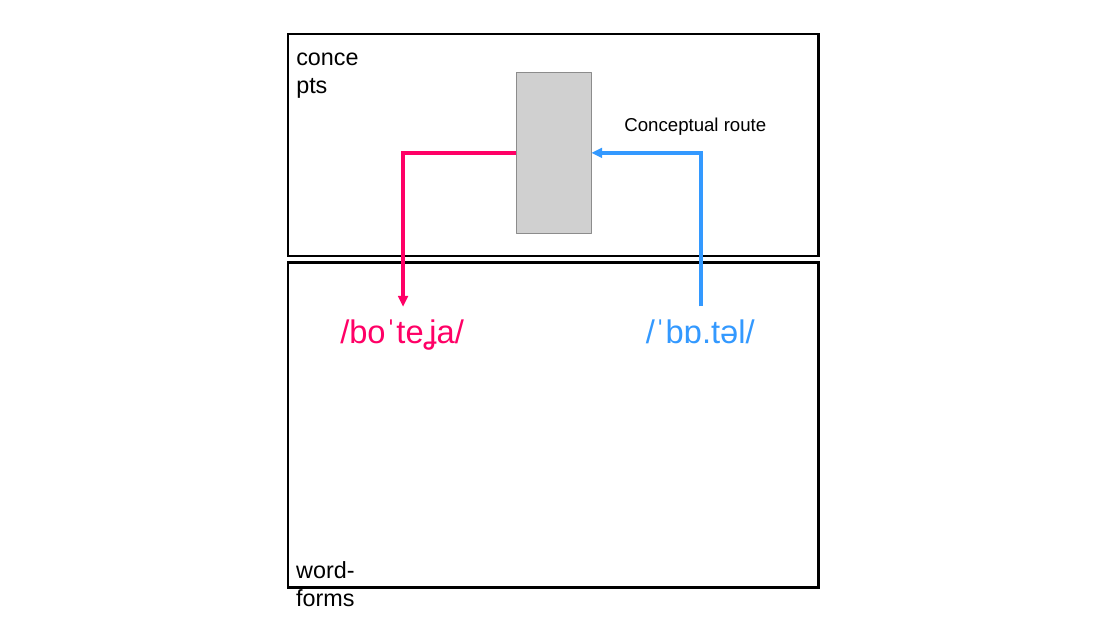
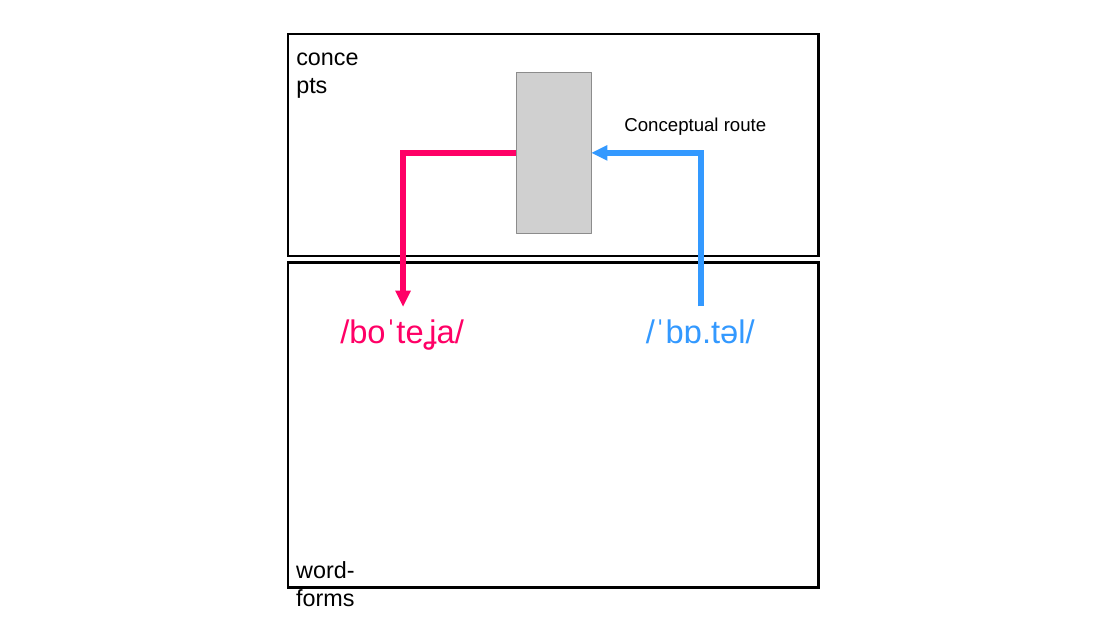
Before and after one commit to gongcastro/psycholing-cofee_2022_translation-elicitation, a slide deck: slide 3 of docs/figures.pptx. Drawn at 1120x630 pixels with LibreOffice and Linux fonts; fonts in the diff are those of the drawing; grey boxes stand for pictures. Boxes give left, top, right and bottom in pixels: in the first picture for what was removed or moved away, otherwise in the second. Text is boxed around its words. In the diff, an @@ line names an element or a change of style, - is before the commit and + after.

```diff
--- a/docs/figures.pptx
+++ b/docs/figures.pptx
@@ elbow arrow (517, 153) - (403, 307): stroke #FF0066 3 pt to #FF0066 4.5 pt @@
@@ elbow arrow (702, 307) - (592, 153): stroke #3399FF 3 pt to #3399FF 4.5 pt @@
```
Also in this commit, not shown: 3 other slides changed, 5 slides added, 18 other files.
